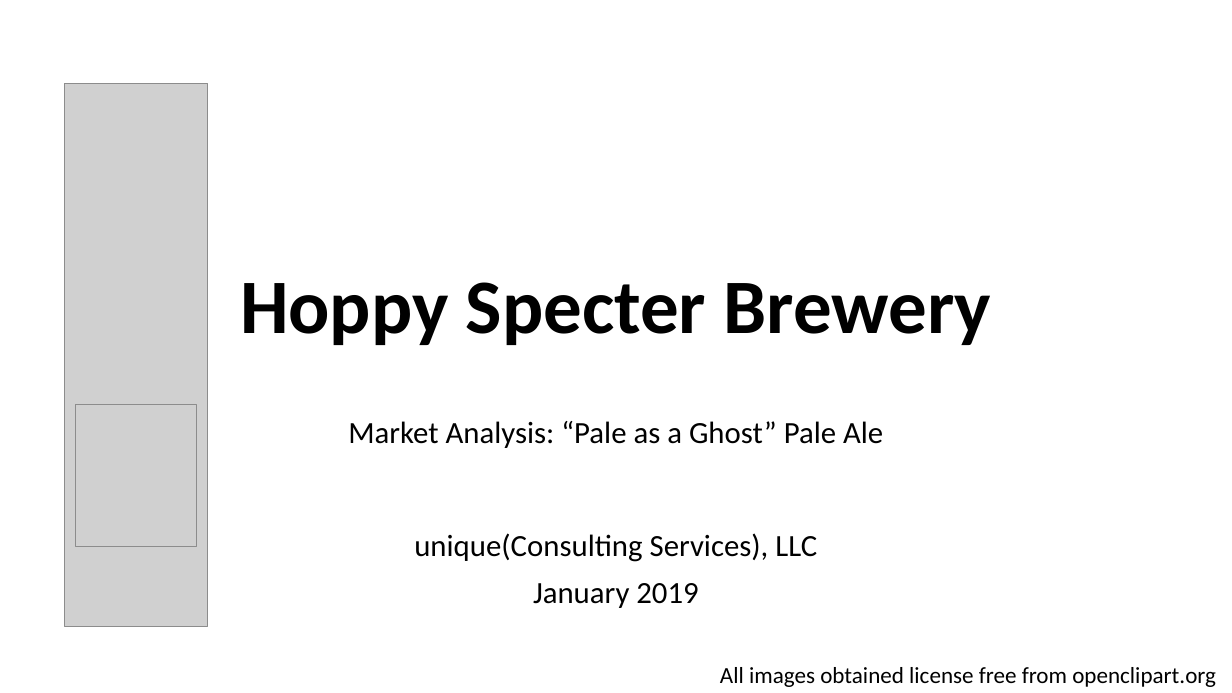
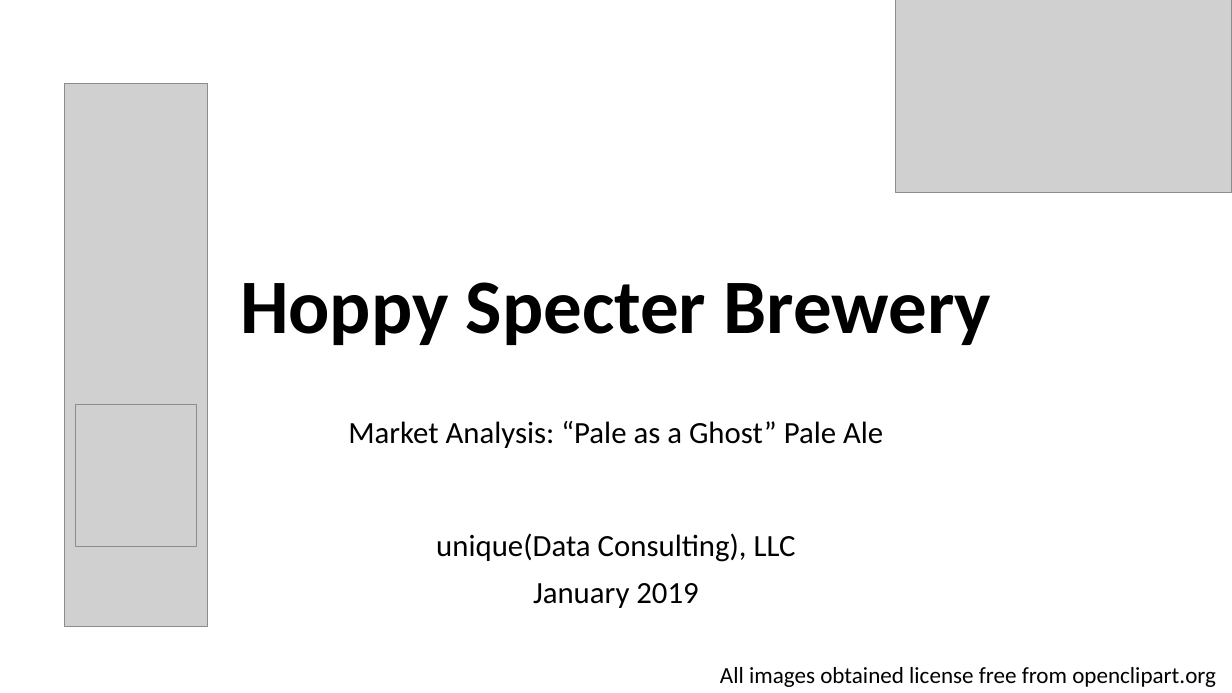
Before and after one commit to cwalenciak/dds_case_study_1, a slide deck: slide 1 of Presentation.pptx. Drawn at 1232x693 pixels with LibreOffice and Linux fonts; fonts in the diff are those of the drawing; grey boxes stand for pictures. Boxes give left, top, right and bottom in pixels: in the first picture for what was removed or moved away, otherwise in the second. Text is boxed around its words. In the diff, an @@ line names an element or a change of style, - is before the commit and + after.

```diff
--- a/Presentation.pptx
+++ b/Presentation.pptx
@@ picture added at <box>896,0,1232,192</box> @@
@@ subtitle at <box>436,533,796,562</box>: text changed @@
-unique(Consulting Services), LLC
+unique(Data Consulting), LLC
```
Also in this commit, not shown: 2 other slides changed, 1 slide added, 1 slide removed, 1 other file.
